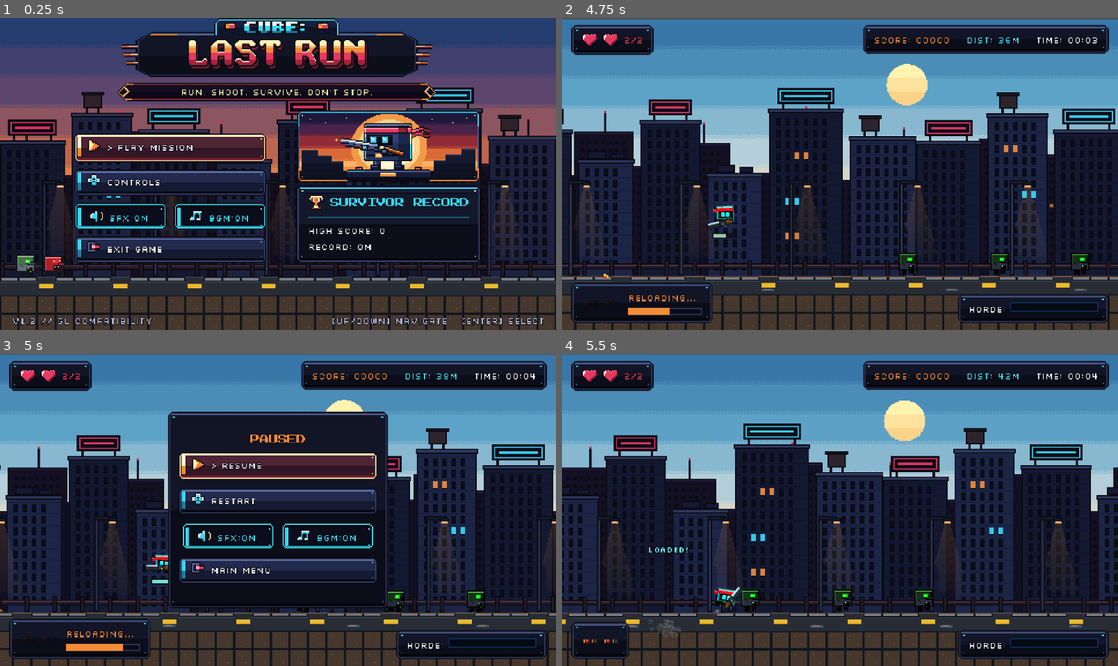
Above: before the commit, frames 1-4 (two rows, left to right).
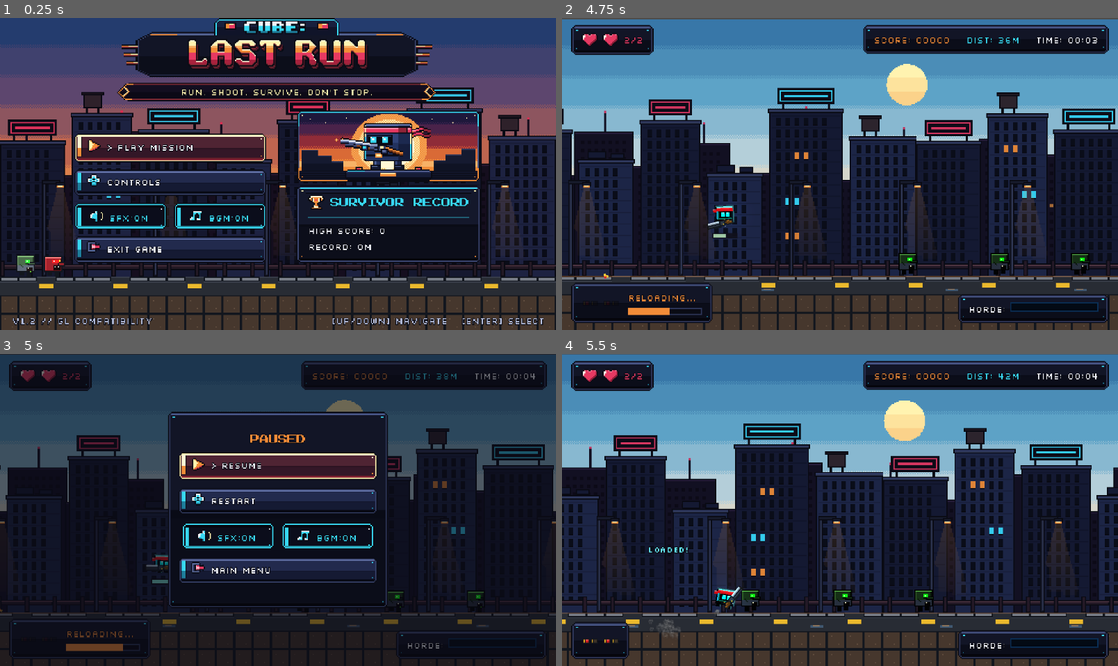
Above: after the commit, the same moments.

Repository: DenzTheKid/cube-lastrun-final-submission
Game: Godot game, scene res://scenes/main/main_menu.tscn
The game is run twice, just before and just after one commit, with the same random seed, the same clock (stepped at 60 frames per second) and the same inputs.
Inputs (mouse positions are in pixels of both pictures, inside the frame that each line leads up to):
- Up to frame 1 (0.25 s): no input
- Up to frame 2 (4.75 s): click "> PLAY MISSION" at 0.5 s; move the mouse to (962, 158) at 1.27 s; press the mouse at (962, 158) at 1.28 s; hold Right (ui_right) 1.28-2 s; tap Space (jump) at 1.52, 4.52 s; release the mouse at (962, 158) at 2 s; drag from (728, 189) to (812, 236) at 2.02 s; move the mouse to (895, 105) at 2.77 s; hold Right (ui_right) 2.78-3.5 s; hold J 2.78-3.5 s; click (895, 105) at 2.92 s; drag from (812, 236) to (673, 127) at 3.52 s; move the mouse to (1006, 220) at 4.27 s; hold Left (ui_left) from 4.28 s (still down); hold X from 4.28 s (still down); click (1006, 220) at 4.42 s
- Up to frame 3 (5 s): keep holding Left (ui_left); keep holding X; tap Escape (pause) at 4.9 s
- Up to frame 4 (5.5 s): release Left (ui_left) at 5 s; release X at 5 s; click "> RESUME" at 5 s

Frames 1-2 are identical in both runs. In frame 3, 39% of the frame differs, in the area x 0-100%, y 0-100%; in frame 4, nothing differs.

Commit message:
fix(ui): resolve UI freeze, mouse-filter blocking, and focus deadlocks

Diff:
--- a/scenes/main/main_menu.tscn
+++ b/scenes/main/main_menu.tscn
@@ -52,6 +52,7 @@
 anchor_bottom = 1.0
 grow_horizontal = 2
 grow_vertical = 2
+mouse_filter = 2
 texture = ExtResource("2_sky")
 expand_mode = 1
 
@@ -62,6 +63,7 @@
 anchor_bottom = 1.0
 grow_horizontal = 2
 grow_vertical = 2
+mouse_filter = 2
 texture = ExtResource("3_dist")
 expand_mode = 1
 
@@ -72,6 +74,7 @@
 anchor_bottom = 1.0
 grow_horizontal = 2
 grow_vertical = 2
+mouse_filter = 2
 texture = ExtResource("4_mid")
 expand_mode = 1
 
@@ -82,6 +85,7 @@
 anchor_bottom = 1.0
 grow_horizontal = 2
 grow_vertical = 2
+mouse_filter = 2
 texture = ExtResource("5_fore")
 expand_mode = 1
 
@@ -94,6 +98,7 @@
 offset_top = -46.0
 grow_horizontal = 2
 grow_vertical = 0
+mouse_filter = 2
 texture = ExtResource("6_road")
 expand_mode = 1
 
@@ -184,6 +189,7 @@
 
 [node name="MenuBackdrop" type="PanelContainer" parent="CenterContainer/VBox" unique_id=1824515530]
 layout_mode = 2
+mouse_filter = 2
 theme_override_styles/panel = SubResource("StyleBoxEmpty_MenuRow")
 
 [node name="MainContentRow" type="HBoxContainer" parent="CenterContainer/VBox/MenuBackdrop" unique_id=156004835]
--- a/scenes/ui/game_over_menu.tscn
+++ b/scenes/ui/game_over_menu.tscn
@@ -9,6 +9,16 @@
 process_mode = 3
 layer = 15
 script = ExtResource("1_over")
+
+[node name="Dimmer" type="ColorRect" parent="."]
+unique_name_in_owner = true
+visible = false
+anchors_preset = 15
+anchor_right = 1.0
+anchor_bottom = 1.0
+grow_horizontal = 2
+grow_vertical = 2
+color = Color(0.04, 0.04, 0.08, 0.6)
 
 [node name="GameOverPanel" type="PanelContainer" parent="."]
 unique_name_in_owner = true
--- a/scenes/ui/pause_menu.tscn
+++ b/scenes/ui/pause_menu.tscn
@@ -12,6 +12,16 @@
 process_mode = 3
 layer = 10
 script = ExtResource("1_pause")
+
+[node name="Dimmer" type="ColorRect" parent="."]
+unique_name_in_owner = true
+visible = false
+anchors_preset = 15
+anchor_right = 1.0
+anchor_bottom = 1.0
+grow_horizontal = 2
+grow_vertical = 2
+color = Color(0.04, 0.04, 0.08, 0.6)
 
 [node name="PausePanel" type="PanelContainer" parent="."]
 unique_name_in_owner = true
--- a/scripts/ui/game_over_menu.gd
+++ b/scripts/ui/game_over_menu.gd
@@ -7,6 +7,7 @@
 const UI_ANIMATOR = preload("res://scripts/ui/ui_animator.gd")
 
 @onready var panel: PanelContainer = %GameOverPanel
+@onready var dimmer: ColorRect = %Dimmer
 @onready var score_lbl: Label = %FinalScoreLabel
 @onready var dist_lbl: Label = %FinalDistLabel
 @onready var time_lbl: Label = %FinalTimeLabel
@@ -18,8 +19,14 @@
 func _ready() -> void:
 	process_mode = Node.PROCESS_MODE_ALWAYS
 	panel.visible = false
+	if dimmer:
+		dimmer.visible = false
 	UI_ANIMATOR.style_button(retry_btn, true)
 	UI_ANIMATOR.style_button(menu_btn, false)
+	retry_btn.focus_neighbor_top = menu_btn.get_path()
+	retry_btn.focus_neighbor_bottom = menu_btn.get_path()
+	menu_btn.focus_neighbor_top = retry_btn.get_path()
+	menu_btn.focus_neighbor_bottom = retry_btn.get_path()
 	if GameManager:
 		GameManager.game_over.connect(_on_game_over)
 	retry_btn.pressed.connect(_on_retry_pressed)
@@ -37,7 +44,9 @@
 
 	record_banner.visible = is_new
 
-	await get_tree().create_timer(0.8).timeout
+	await get_tree().create_timer(0.6, true, false, true).timeout
+	if dimmer:
+		dimmer.visible = true
 	panel.visible = true
 	retry_btn.grab_focus()
 
--- a/scripts/ui/hud.gd
+++ b/scripts/ui/hud.gd
@@ -31,6 +31,7 @@
 var _last_hp: int = 2
 
 func _ready() -> void:
+	_set_mouse_filter_ignore(root_control)
 	if GameManager:
 		GameManager.score_updated.connect(_on_score_updated)
 		GameManager.distance_updated.connect(_on_distance_updated)
@@ -40,6 +41,12 @@
 	reload_bar.visible = false
 	reload_label.visible = false
 	horde_warning.visible = false
+
+func _set_mouse_filter_ignore(node: Node) -> void:
+	if node is Control:
+		node.mouse_filter = Control.MOUSE_FILTER_IGNORE
+	for child in node.get_children():
+		_set_mouse_filter_ignore(child)
 
 func _process(delta: float) -> void:
 	if GameManager and GameManager.current_state == GameManager.State.PLAYING:
--- a/scripts/ui/main_menu.gd
+++ b/scripts/ui/main_menu.gd
@@ -139,13 +139,23 @@
 	var fade := ColorRect.new()
 	fade.color = Color(0.04, 0.04, 0.08, 0.0)
 	fade.set_anchors_preset(Control.PRESET_FULL_RECT)
-	fade.mouse_filter = Control.MOUSE_FILTER_STOP
+	fade.mouse_filter = Control.MOUSE_FILTER_IGNORE
 	add_child(fade)
 	var tw: Tween = create_tween()
 	tw.tween_property(fade, "color:a", 1.0, 0.18)
 	tw.tween_callback(func():
 		if GameManager:
 			GameManager.restart_game()
+	)
+	# Safety timeout fallback to prevent UI deadlock if scene load stalls
+	get_tree().create_timer(1.2, true, false, true).timeout.connect(func():
+		if _is_transitioning and is_instance_valid(play_btn) and is_inside_tree():
+			_is_transitioning = false
+			play_btn.disabled = false
+			controls_btn.disabled = false
+			exit_btn.disabled = false
+			if is_instance_valid(fade):
+				fade.queue_free()
 	)
 
 func _on_controls_pressed() -> void:
--- a/scripts/ui/pause_menu.gd
+++ b/scripts/ui/pause_menu.gd
@@ -4,6 +4,7 @@
 # Pause menu overlay with Resume, Restart, Audio Settings, and Main Menu buttons.
 
 @onready var panel: PanelContainer = %PausePanel
+@onready var dimmer: ColorRect = %Dimmer
 @onready var resume_btn: Button = %ResumeButton
 @onready var restart_btn: Button = %RestartButton
 @onready var menu_btn: Button = %MenuButton
@@ -15,6 +16,8 @@
 func _ready() -> void:
 	process_mode = Node.PROCESS_MODE_ALWAYS
 	panel.visible = false
+	if dimmer:
+		dimmer.visible = false
 	UI_ANIMATOR.style_button(resume_btn, true)
 	UI_ANIMATOR.style_button(restart_btn, false)
 	UI_ANIMATOR.style_button(menu_btn, false)
@@ -36,10 +39,31 @@
 	restart_btn.pressed.connect(_on_restart_pressed)
 	menu_btn.pressed.connect(_on_menu_pressed)
 
+	_setup_focus_neighbors()
+
 	if sfx_check:
 		sfx_check.toggled.connect(_on_sfx_toggled)
 	if music_check:
 		music_check.toggled.connect(_on_music_toggled)
+
+func _setup_focus_neighbors() -> void:
+	resume_btn.focus_neighbor_top = menu_btn.get_path()
+	resume_btn.focus_neighbor_bottom = restart_btn.get_path()
+	restart_btn.focus_neighbor_top = resume_btn.get_path()
+	if sfx_check:
+		restart_btn.focus_neighbor_bottom = sfx_check.get_path()
+		sfx_check.focus_neighbor_top = restart_btn.get_path()
+		sfx_check.focus_neighbor_bottom = menu_btn.get_path()
+		if music_check:
+			sfx_check.focus_neighbor_right = music_check.get_path()
+			music_check.focus_neighbor_left = sfx_check.get_path()
+			music_check.focus_neighbor_top = restart_btn.get_path()
+			music_check.focus_neighbor_bottom = menu_btn.get_path()
+		menu_btn.focus_neighbor_top = sfx_check.get_path()
+	else:
+		restart_btn.focus_neighbor_bottom = menu_btn.get_path()
+		menu_btn.focus_neighbor_top = restart_btn.get_path()
+	menu_btn.focus_neighbor_bottom = resume_btn.get_path()
 
 func _unhandled_input(event: InputEvent) -> void:
 	if event.is_action_pressed("pause") and not event.is_echo():
@@ -50,6 +74,8 @@
 	var paused: bool = not get_tree().paused
 	get_tree().paused = paused
 	panel.visible = paused
+	if dimmer:
+		dimmer.visible = paused
 	if paused:
 		resume_btn.grab_focus()
 		if AudioManager:
--- a/scripts/ui/ui_animator.gd
+++ b/scripts/ui/ui_animator.gd
@@ -32,7 +32,9 @@
 	if not is_instance_valid(btn):
 		return
 	var base_text: String = str(btn.get_meta("base_text", btn.text))
-	btn.text = ("> " + base_text) if active else base_text
+	var target_text: String = ("> " + base_text) if active else base_text
+	if btn.text != target_text:
+		btn.text = target_text
 
 static func style_toggle_button(btn: Button, label_prefix: String) -> void:
 	if not btn:
